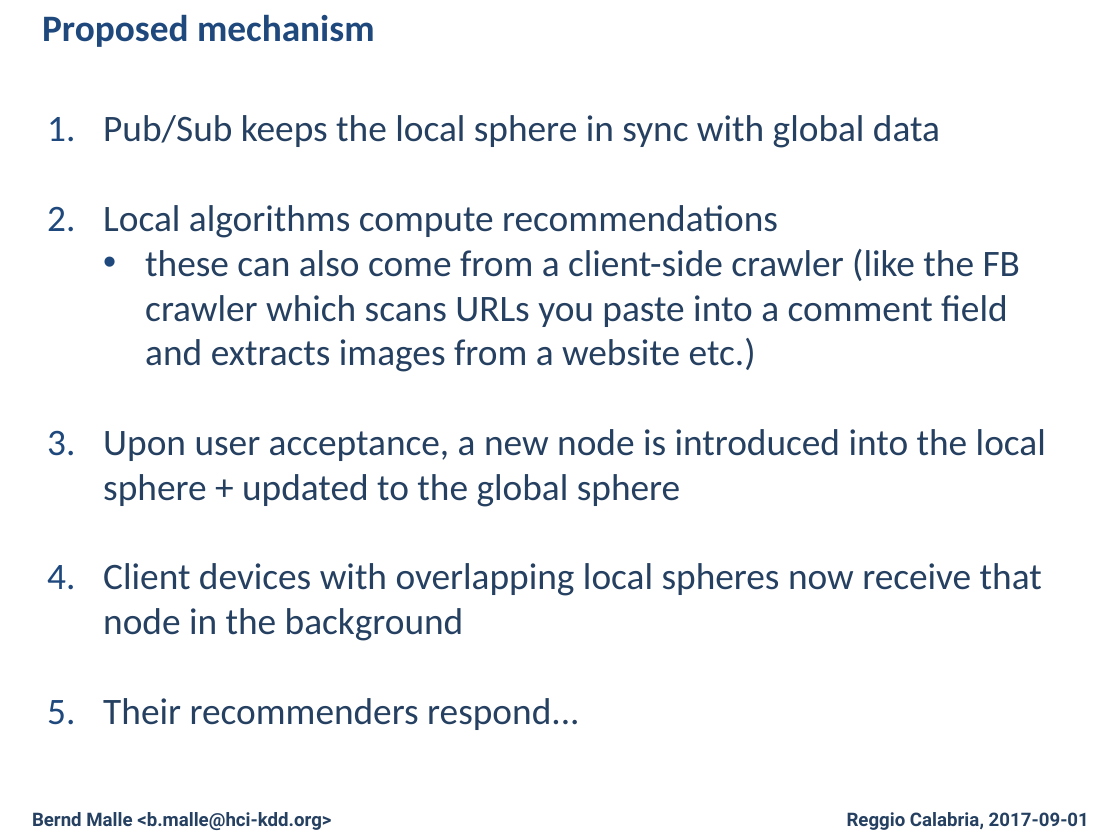
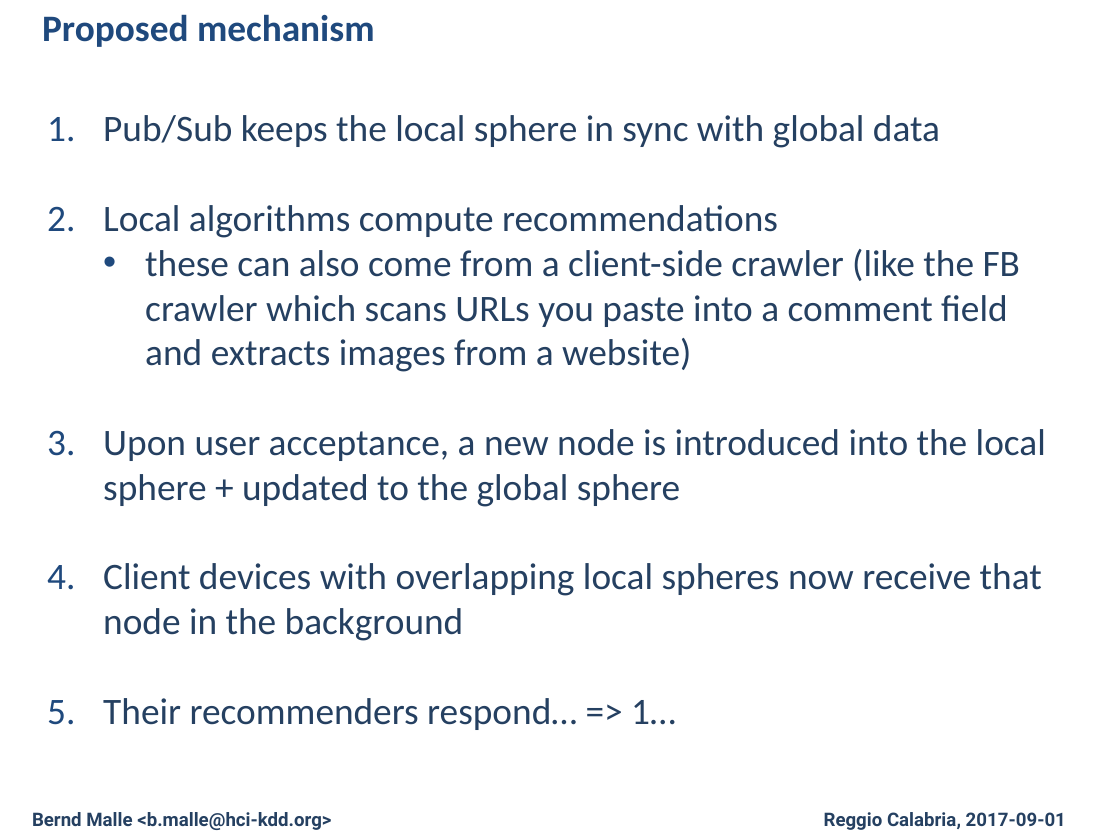
Before and after one commit to cassinius/phd-presentations, a slide deck: slide 14 of 2017/CD-MAKE_2017/Fed/Federated_Learning_Local_Sphere.pptx. Drawn at 1120x840 pixels with LibreOffice and Linux fonts; fonts in the diff are those of the drawing; background and template pictures are left out. Boxes give left, top, right and bottom in pixels: in the first picture for what was removed or moved away, otherwise in the second. Text is boxed around its words. In the diff, an @@ line names an element or a change of style, - is before the commit and + after.

```diff
--- a/2017/CD-MAKE_2017/Fed/Federated_Learning_Local_Sphere.pptx
+++ b/2017/CD-MAKE_2017/Fed/Federated_Learning_Local_Sphere.pptx
@@ text at box(145, 249, 1020, 372): text changed @@
-  • these can also come from a client-side crawler (like the FB crawler which scans URLs you paste into a comment field and extracts images from a website etc.)
+  • these can also come from a client-side crawler (like the FB crawler which scans URLs you paste into a comment field and extracts images from a website)
@@ text at box(103, 698, 676, 730): text changed @@
-5. Their recommenders respond...
+5. Their recommenders respond… => 1…
@@ text "Reggio Calabria, 2017-09-01": place and size @@
-text "Reggio Calabria, 2017-09-01" at box(847, 812, 1089, 830)
+text "Reggio Calabria, 2017-09-01" at box(824, 812, 1066, 830)
```
Also in this commit, not shown: 15 other slides changed, 1 other file.
